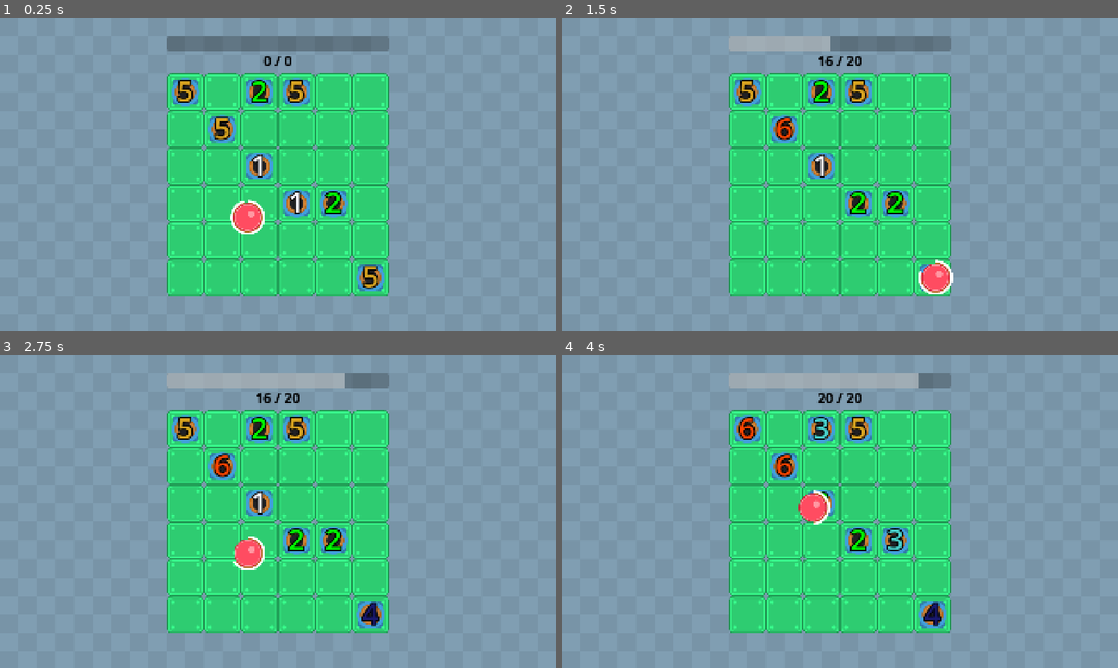
Above: before the commit, frames 1-4 (two rows, left to right).
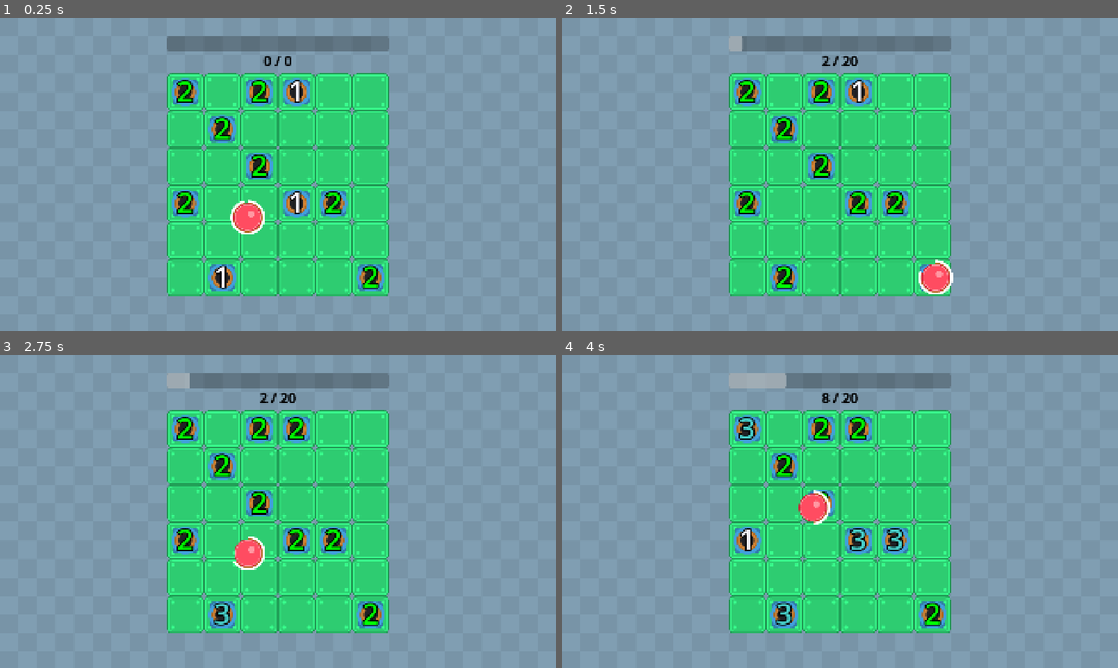
Above: after the commit, the same moments.

Repository: wanamelon/prototype_monorepo
Game: Godot game, scene res://source/bounce_main.tscn
The game is run twice, just before and just after one commit, with the same random seed, the same clock (stepped at 60 frames per second) and the same inputs.
Inputs:
- Up to frame 1 (0.25 s): no input
- Up to frame 2 (1.5 s): no input
- Up to frame 3 (2.75 s): no input
- Up to frame 4 (4 s): no input

The runs differ from the first frame. In frame 1, 1.7% of the frame differs, in the area x 30-69%, y 19-88%; in frame 2, 2.5%; in frame 3, 3.3%, in the area x 30-69%, y 5-88%; in frame 4, 3.2%.

Commit message:
Rename GridItem -> TileObject
Also fix issue with quota not increasing round 1

Diff:
--- a/roller/project.godot
+++ b/roller/project.godot
@@ -12,12 +12,8 @@
 
 config/name="Roller"
 run/main_scene="uid://cdewixren54n7"
-config/features=PackedStringArray("4.5", "C#", "Forward Plus")
+config/features=PackedStringArray("4.5", "Forward Plus")
 config/icon="res://icon.svg"
-
-[autoload]
-
-DragSignals="*res://source/drag_signals.gd"
 
 [display]
 
--- a/roller/source/bounce_main.gd
+++ b/roller/source/bounce_main.gd
@@ -11,6 +11,7 @@
 	print("Ended with points: ", points)
 	if points >= points_quota:
 		print("Round won. WE'RE DOING IT AGAIN!")
+		round += 1
 		round_setup()
 	else:
 		print("You lost: BYE BYE SUCKER, BOZO, DINGUS!")
@@ -19,7 +20,6 @@
 func round_setup():
 	if round != 0:
 		points_quota *= 1.5
-		round += 1
 	$ProgressDisplay/ProgressBar.value = 0
 	$GameBoard.generate_grid_items(round)
 	var player_ball: PlayerBall = $GameBoard.spawn_ball()
--- a/roller/source/game_board.gd
+++ b/roller/source/game_board.gd
@@ -1,20 +1,20 @@
 class_name GameBoard extends Node2D
 
 const PLAYER_BALL_SCENE: PackedScene = preload("res://source/player_ball.tscn")
-const GRID_ITEM_SCENE: PackedScene = preload("res://source/grid_item.tscn")
+const TILE_OBJECT_SCENE: PackedScene = preload("res://source/tile_object.tscn")
 var _random := RandomNumberGenerator.new()
 var _player_ball: PlayerBall
 
 func generate_grid_items(round: int):
-	for existing_item in $GridItems.get_children():
+	for existing_item in $TileObjects.get_children():
 		existing_item.queue_free()
 	var available_cells: Array[Vector2i] = $TileMapLayer.get_used_cells().duplicate()
 	available_cells.shuffle()
-	for cell in available_cells.slice(0, 8 + round * 2):
-		var grid_item: GridItem = GRID_ITEM_SCENE.instantiate()
+	for cell in available_cells.slice(0, 10 + round * 2):
+		var grid_item: TileObject = TILE_OBJECT_SCENE.instantiate()
 		grid_item.position = $TileMapLayer.map_to_local(cell)
-		grid_item.level = _random.randi_range(1, 5)
-		$GridItems.add_child(grid_item)
+		grid_item.level = _random.randi_range(1, min(round + 2, 5))
+		$TileObjects.add_child(grid_item)
 
 func spawn_ball():
 	_player_ball = PLAYER_BALL_SCENE.instantiate()
--- a/roller/source/game_board.tscn
+++ b/roller/source/game_board.tscn
@@ -21,7 +21,7 @@
 tile_map_data = PackedByteArray("AAAAAAAAAwAAAAAAAAAAAAEAAwAAAAAAAAABAAEAAwAAAAAAAAABAAAAAwAAAAAAAAACAAAAAwAAAAAAAAACAA …(496 unchanged characters)…
 tile_set = SubResource("TileSet_q2ks2")
 
-[node name="GridItems" type="Node2D" parent="."]
+[node name="TileObjects" type="Node2D" parent="."]
 
 [node name="Walls" type="Node2D" parent="."]
 
--- a/roller/source/grid_item.gd
+++ b/roller/source/tile_object.gd
@@ -1,4 +1,4 @@
-class_name GridItem extends Node2D
+class_name TileObject extends Node2D
 
 const LEVEL_COLORS := [
 	Color.BLACK,
--- a/roller/source/grid_item.tscn
+++ b/roller/source/tile_object.tscn
@@ -1,17 +1,17 @@
 [gd_scene load_steps=4 format=3 uid="uid://xmlcc5eo5opy"]
 
-[ext_resource type="Script" uid="uid://slh8w1pu44l0" path="res://source/grid_item.gd" id="1_sccbe"]
-[ext_resource type="Texture2D" uid="uid://r3bfnria2cwq" path="res://assets/rolling_ball/hole_small_end_alt.png" id="2_sccbe"]
+[ext_resource type="Script" uid="uid://slh8w1pu44l0" path="res://source/tile_object.gd" id="1_abydu"]
+[ext_resource type="Texture2D" uid="uid://r3bfnria2cwq" path="res://assets/rolling_ball/hole_small_end_alt.png" id="2_e4inv"]
 
 [sub_resource type="CircleShape2D" id="CircleShape2D_sccbe"]
 radius = 50.0
 
-[node name="GridItem" type="Node2D"]
-script = ExtResource("1_sccbe")
+[node name="TileObject" type="Node2D"]
+script = ExtResource("1_abydu")
 
 [node name="Sprite2D" type="Sprite2D" parent="."]
 scale = Vector2(2, 2)
-texture = ExtResource("2_sccbe")
+texture = ExtResource("2_e4inv")
 
 [node name="Hitbox" type="Area2D" parent="."]
 
Renamed: roller/source/grid_item.gd.uid -> roller/source/tile_object.gd.uid
Not shown, changed: roller/dev_notes.md
